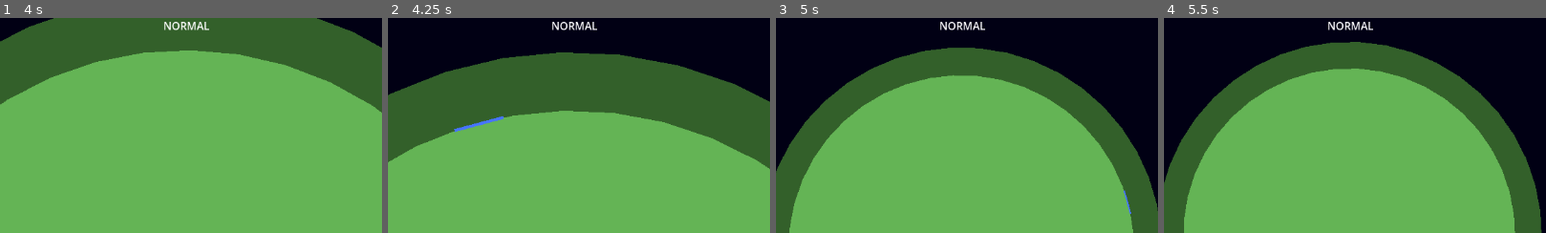
Above: before the commit, frames 1-4 (left to right).
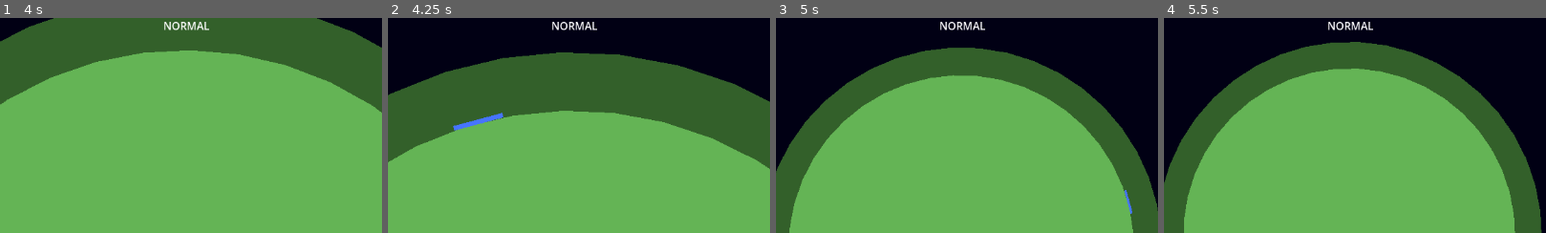
Above: after the commit, the same moments.

Repository: Hotdogomaster/No-Space-Left
Game: Godot game, scene res://Scenes/Main/main.tscn
Same seed, same stepped clock (60 frames per second), same inputs: the game is played once before the commit and once after it.
Inputs (mouse positions are % of the whole screen's width and height, from its top left):
- Up to frame 1 (4 s): tap Enter at 0.5 s; move the mouse to (45, 70) at 0.52 s; press the mouse at (45, 70) at 0.53 s; hold D (Rotate_right) 0.53-2.03 s; right-click (45, 70) at 0.8 s; move the mouse to (80, 65) at 1.27 s; release the mouse at (80, 65) at 1.28 s; right-click (80, 65) at 1.35 s; click (80, 65) at 1.55 s; move the mouse to (20, 35) at 2.02 s; press the mouse at (20, 35) at 2.03 s; hold A (Rotate_left) from 2.03 s (still down); right-click (20, 35) at 2.3 s; move the mouse to (55, 50) at 2.77 s; release the mouse at (55, 50) at 2.78 s; right-click (55, 50) at 2.85 s; click (55, 50) at 3.05 s; move the mouse to (35, 25) at 3.52 s; hold Right mouse button (Right_Click) from 3.53 s (still down); tap Mouse wheel up (Zoom_in) at 3.6 s
- Up to frame 2 (4.25 s): keep holding A (Rotate_left); keep holding Right mouse button (Right_Click)
- Up to frame 3 (5 s): move the mouse to (72, 45) at 4.27 s; release A (Rotate_left) at 4.28 s; release Right mouse button (Right_Click) at 4.28 s; hold D (Rotate_right) from 4.28 s (still down); tap Mouse wheel down (Zoom_out) at 4.35 s; click (72, 45) at 4.55 s
- Up to frame 4 (5.5 s): keep holding D (Rotate_right); move the mouse to (30, 55) at 5.02 s; hold Right mouse button (Right_Click) from 5.03 s (still down); tap 1 at 5.1 s
The pictures show only the part of the screen within x 26-76%, y 0-50%; the shares and areas given below are measured in that part.

Frame 1 is identical in both runs. In frame 2, 0.4% of the frame differs, in the area x 17-31%, y 44-54%; in frame 3, 0.1%; in frame 4, nothing differs.

Commit message:
Highlight Dynamic Color Improvement
Fiz o Highlight mudar de cor conforme alguns status. Uma melhor feedback para o jogador.

Diff:
--- a/Scenes/Main/main.tscn
+++ b/Scenes/Main/main.tscn
@@ -49,8 +49,8 @@
 top_level = true
 z_index = 1
 points = PackedVector2Array(90, 0, 0, 0)
-width = 5.0
-default_color = Color(0.275391, 0.45556, 1, 1)
+width = 8.0
+default_color = Color(1, 0.17283, 0.139473, 1)
 round_precision = 1
 
 [node name="Outer_Crust" type="Polygon2D" parent="Virtual Planet"]
--- a/Scripts/Objects/main.gd
+++ b/Scripts/Objects/main.gd
@@ -20,6 +20,8 @@
 
 var last_structure: Structure = null
 
+var hlight_color: Color
+
 var copied_structure: Dictionary = {
 	"name" = "",
 	"outputs" = []
@@ -29,13 +31,7 @@
 	structure_construction.push_front(null)
 
 func _process(delta: float) -> void:
-	if get_tile_from_mouse().y != 5:
-		getted_tile.emit(planet.planet.get_tile(get_tile_from_mouse()))
-		planet.render_highlight(get_tile_from_mouse())
-		planet.highlight.visible = true
-	else:
-		getted_tile.emit(null)
-		planet.highlight.visible = false
+	set_highlight()
 	pass
 
 func get_tile_from_mouse() -> Vector2i:
@@ -76,22 +72,25 @@
 	else:
 		get_config.emit(null)
 
+func can_construct():
+	if structure_selected == null:
+
+		return false
+	if planet.planet.get_structure(get_tile_from_mouse()) != null:
+		last_structure = planet.planet.get_structure(get_tile_from_mouse())
+		return false
+
+	return true
+
 func try_construct():
 	if get_tile_from_mouse().y != 5:
-
-			if structure_selected == null:
-				return
 
 			if last_structure != null:
 				try_output(last_structure)
 				output_index = 0
 
-			if planet.planet.get_structure(get_tile_from_mouse()) != null:
-				last_structure = planet.planet.get_structure(get_tile_from_mouse())
+			if !can_construct():
 				return
-
-
-
 
 			planet.planet.add_structure(structure_selected, get_tile_from_mouse())
 			last_structure = planet.planet.get_structure(get_tile_from_mouse())
@@ -230,3 +229,19 @@
 
 	structure_config = structure
 	output_index = 0
+
+func set_highlight():
+	if get_tile_from_mouse().y != 5:
+		if selected_mode == "BUILD_MODE":
+			if can_construct() and !Input.is_action_pressed("Right_Click"):
+				hlight_color = Color(116, 222, 31, 255)
+			else:
+				hlight_color = Color(255, 44, 36, 255)
+		else:
+			hlight_color = Color(70.0, 116.0, 255.0, 255.0)
+		getted_tile.emit(planet.planet.get_tile(get_tile_from_mouse()))
+		planet.render_highlight(get_tile_from_mouse(), hlight_color)
+		planet.highlight.visible = true
+	else:
+		getted_tile.emit(null)
+		planet.highlight.visible = false
--- a/Scripts/Objects/virtual_planet.gd
+++ b/Scripts/Objects/virtual_planet.gd
@@ -83,11 +83,12 @@
 	sprite.position.x = Lface_size / 2
 	add_child(structure)
 
-func render_highlight(pos: Vector2i):
+func render_highlight(pos: Vector2i, color: Color = Color(70.0, 116.0, 255.0, 255.0)):
 	var angle_division = deg_to_rad(360.0 / planet.planet_size)
 	var radius = (planet.planet_size * face_size)/ TAU
 	var outer_size = face_size * radius / (radius+100)
+	highlight.default_color = color/255.0
 	highlight.points[0].x = ((face_size -outer_size ) * pos.y) + face_size
-	highlight.position.x = (radius + (pos.y * 100)) * cos((angle_division * pos.x) + rotation) + position.x
-	highlight.position.y = (radius + (pos.y * 100)) * sin((angle_division * pos.x) + rotation) + position.y
+	highlight.position.x = (4 +radius + (pos.y * 100)) * cos((angle_division * pos.x) + rotation) + position.x
+	highlight.position.y = (4+ radius + (pos.y * 100)) * sin((angle_division * pos.x) + rotation) + position.y
 	highlight.rotation = (angle_division * (pos.x + 0.5) + PI / 2) + rotation
